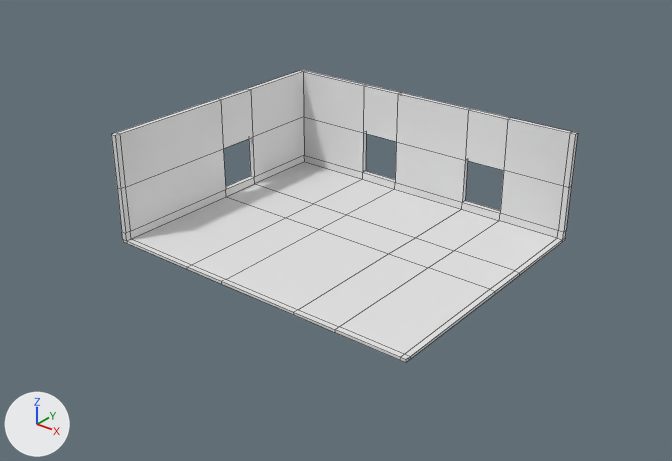
A saved change to the Blender file blender/Fitnessstudio.blend.
Rendered twice from a 50 mm lens placed at (40.2, -57.8, 36.6), pointed at (-1.9, -5.1, 3.9). The lights are fixed; the arrows at lower left show +X, +Y and +Z. Mesh edges are drawn as thin lines.

The older version as bpy lines, for what is in view:
```python
me_cube = bpy.data.meshes.new('Cube')
me_cube.from_pydata(...)  # 168 vertices, 172 faces; spans x -20.2..10.0, y -12.3..12.3, z 0.0..10.0
me_cube.materials.append(mat_material)  # white #e7e7e7
ob_cube = bpy.data.objects.new('Cube', me_cube)
ob_cube.location = (0.0, 0.0, 0.0)
```
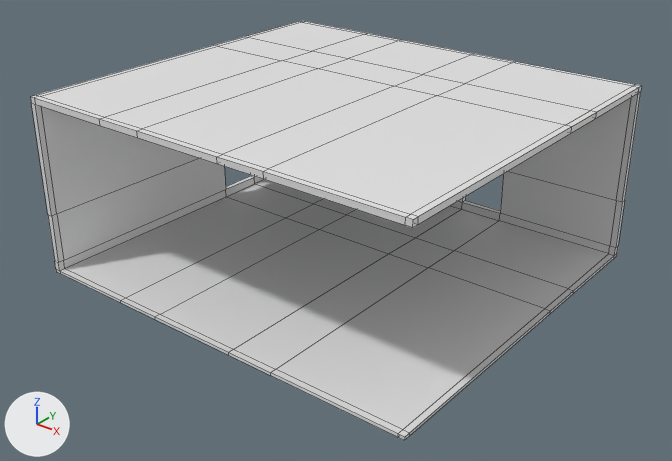
What the commit changed:
me_cube is used by ob_cube; location (0.0, 0.0, 0.0).
me_cube had 168 vertices, 172 faces and spanned x -20.2..10.0, y -12.3..12.3, z 0.0..10.0.
me_cube now has 240 vertices, 244 faces and spans x -20.2..14.8, y -19.3..12.3, z 0.0..15.0.
Part 1, on me_cube:
6 vertices are removed from x -20.2..10.0, y -12.3..12.2, z 10.0.
21 faces are deleted.
32 vertices in x -20.2..3.7, y -12.3..-11.8, z 0.0..5.2 move by (0.0, -7.0, 0.0).
24 vertices in x 9.5..10.0, y 0.1..12.2, z 0.0..5.2 move by (4.8, 0.0, 0.0).
11 vertices in x -20.2..-0.3, y 0.1..12.2, z 10.0 move by (0.0, 0.0, 4.5).
8 vertices in x 9.5..10.0, y -12.3..-11.8, z 0.0..0.2 move by (4.8, -7.0, 0.0).
3 vertices in x -0.3..3.7, y 11.8..12.3, z 10.0 move by (0.0, -0.1, 4.5).
4 vertices move from x -20.2..9.5, y -11.8..12.2, z 10.0 to x -20.2..14.3, y -18.8..12.2, z 14.5.
3 vertices are added at (-20.2, 12.2, 15.0), (-20.2, 12.2, 14.5), (-19.7, 11.7, 14.5).
10 new vertices lie (0.0, 0.0, 0.5) away from vertices in x -20.2..9.5, y -11.8..12.3, z 10.0.
9 new vertices lie (0.0, -0.5, 0.0) away from vertices in x -20.2..14.3, y -18.8..12.2, z 10.0..15.0.
11 new vertices lie (0.0, -7.6, 0.0) away from vertices in x -19.7..14.3, y 11.7..11.8, z 10.0..15.0.
11 new vertices lie (0.0, -4.0, 0.0) away from vertices in x -19.7..14.3, y 4.1, z 14.5..15.0.
11 new vertices lie (0.0, -18.9, 0.0) away from vertices in x -19.7..14.3, y 0.1, z 14.5..15.0.
11 new vertices lie (0.0, -0.5, 0.0) away from vertices in x -19.7..14.3, y -18.8, z 14.5..15.0.
12 new vertices lie (0.5, 0.0, 0.0) away from vertices in x 9.5..14.3, y -19.3..12.2, z 10.0..15.0.
93 new faces join them.

Location of each change, [x1, y1, x2, y2] in pixels of the pictures (672 x 461 px):
'Cube', reshaped (31% wider, 43% taller): before [111, 70, 578, 363]; after [31, 21, 641, 440]
